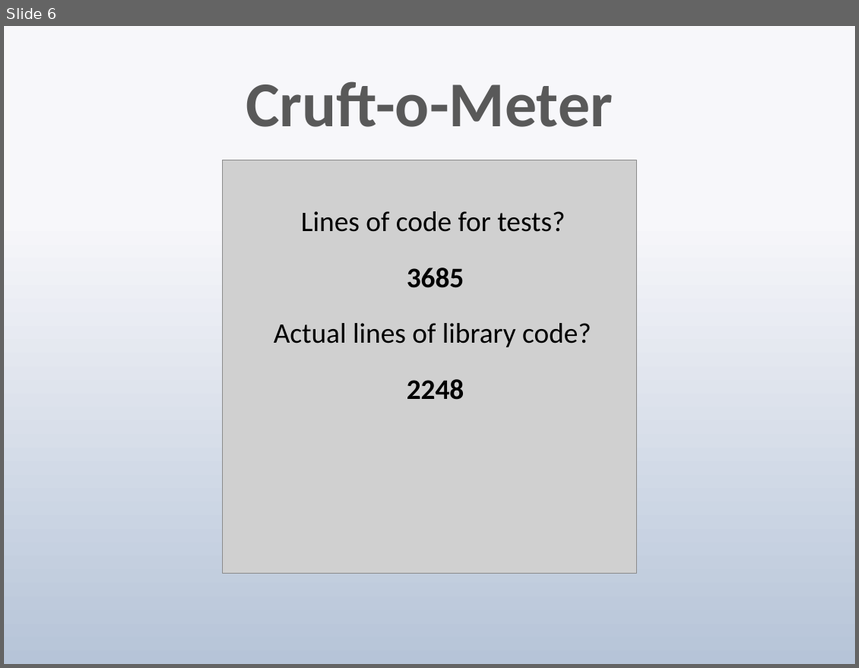
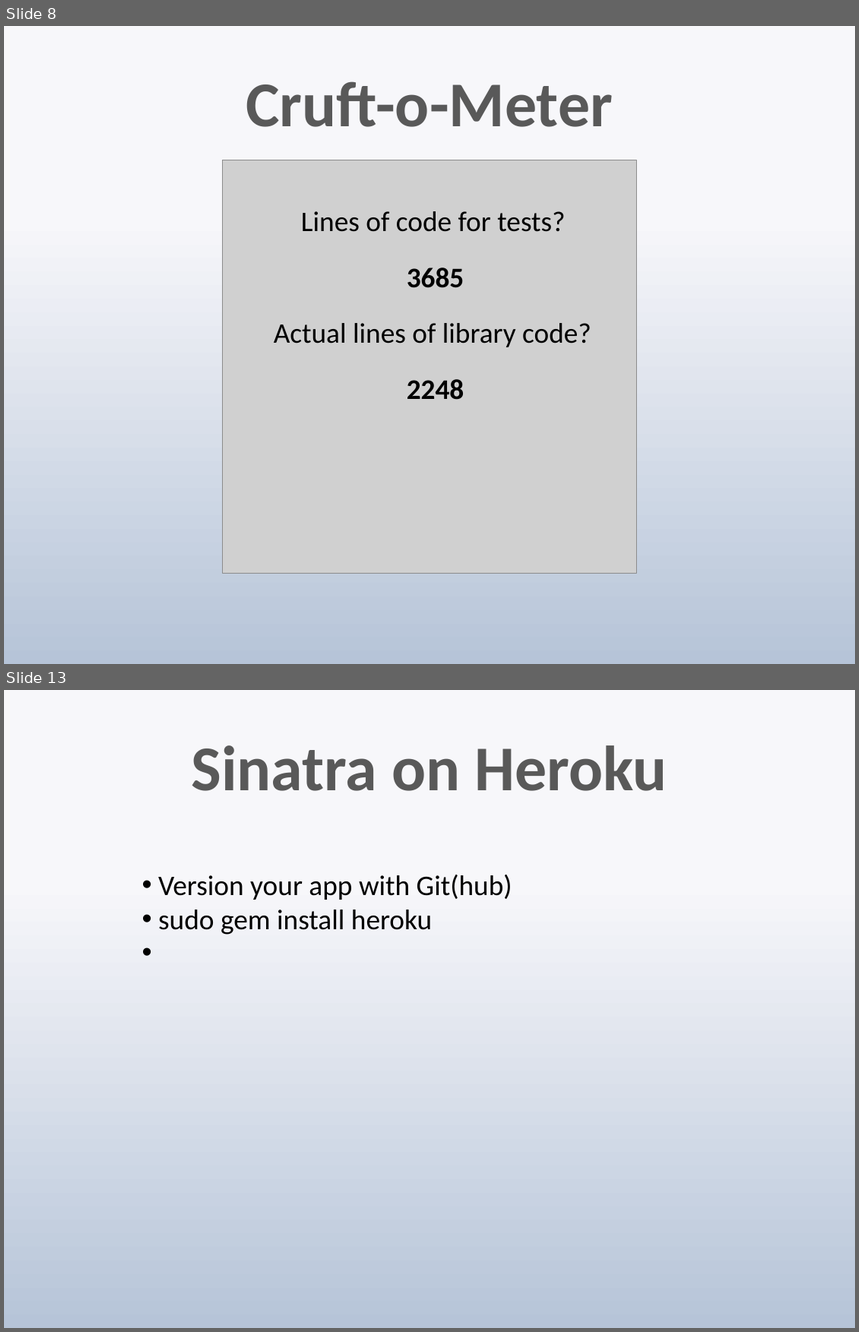
Before and after one commit to techwhizbang/sinatra_slideshow, a slide deck: sinatra.pptx. Shown one above the other, each under a label of ours: slide 6 before the commit, slides 8 and 13 after it; the slides between them are not shown. The pictures are 859x668 and 859x1332 pixels, drawn with LibreOffice and Linux fonts; fonts in the diff are those of the drawing; grey boxes stand for pictures. Boxes give left, top, right and bottom in pixels: in the first picture for what was removed or moved away, otherwise in the second. Text is boxed around its words. In the diff, an @@ line names an element or a change of style, - is before the commit and + after.

```diff
--- a/sinatra.pptx
+++ b/sinatra.pptx
@@ slide 13 added at [4,690,855,1328], background gradient #F7F9FB to #B7C6D9 @@
@@ title added at [192,745,667,791], 54 pt, text gradient #595959 to #262626, bold @@
+Sinatra on Heroku
@@ text added at [158,875,512,935], 24 pt, text #000000 @@
+• Version your app with Git(hub)
+• sudo gem install heroku
@@ what was slide 6 is now slide 8 @@
```
Also in this commit, not shown: 1 slide changed, 6 other slides added, 2 other files.
